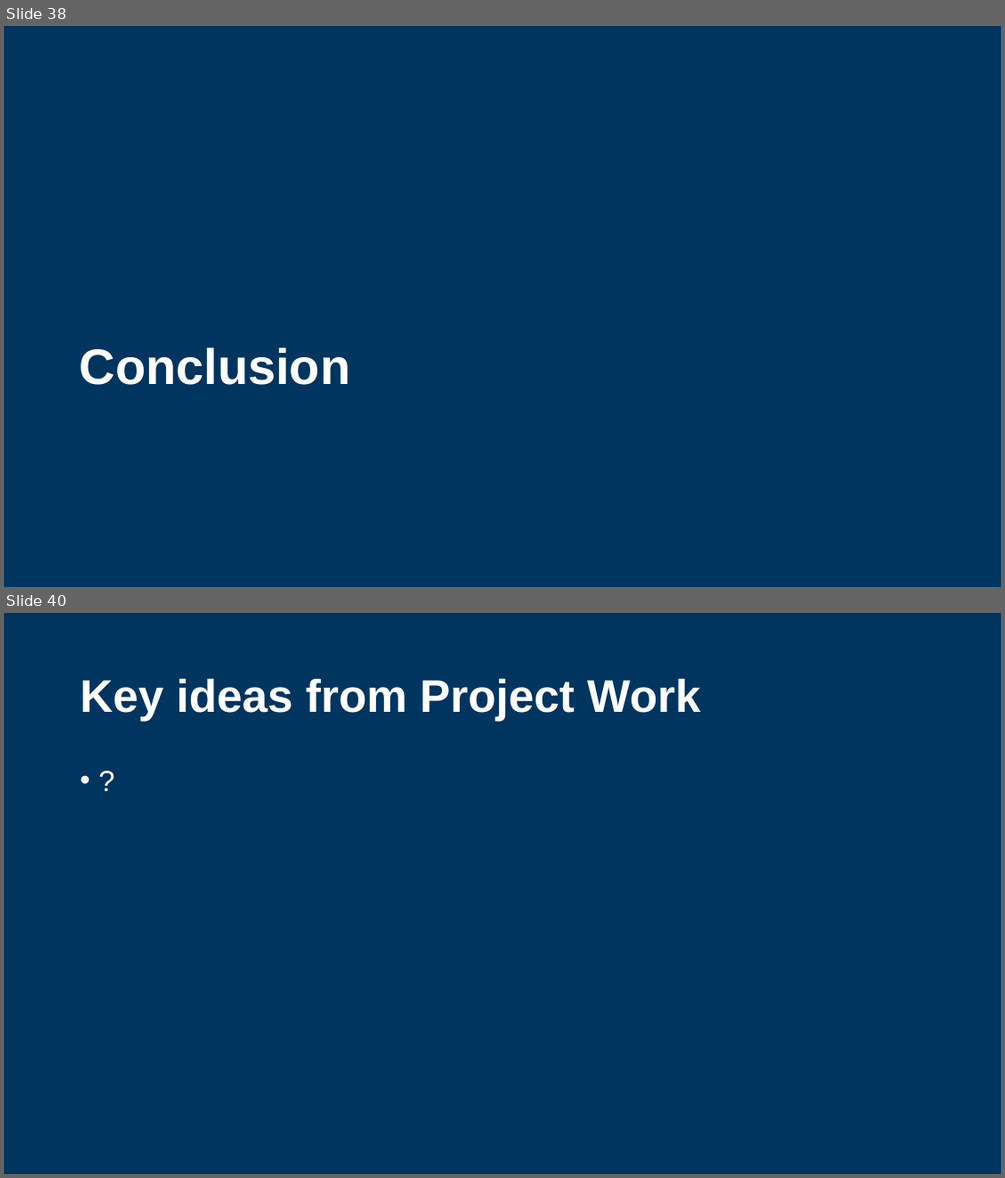
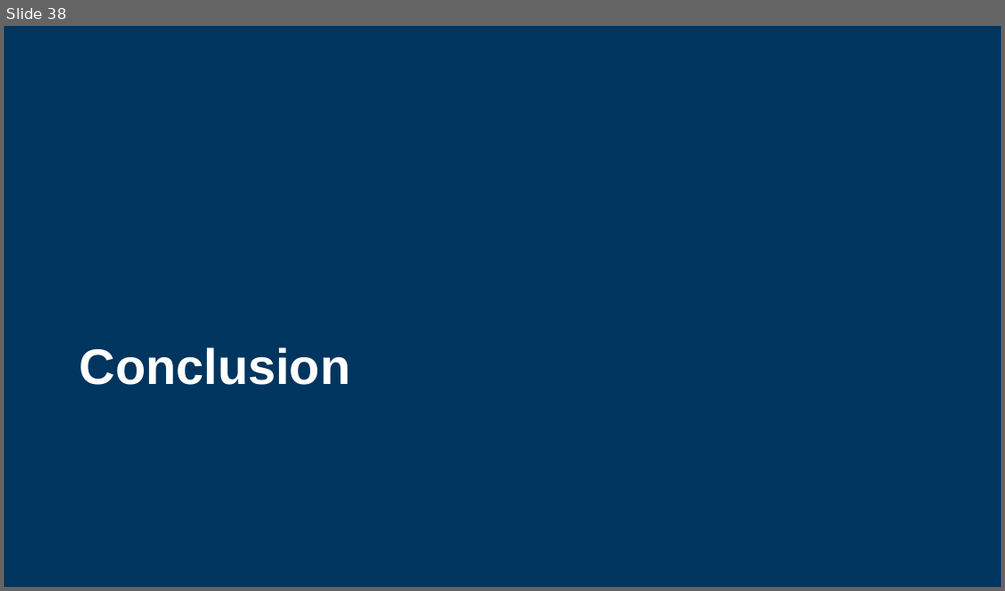
Before and after one commit to fernand0labra/ltu-M7016H, a slide deck: docs/presentation.pptx. Shown one above the other, each under a label of ours: slides 38 and 40 before the commit, slide 38 after it; the slides between them are not shown. The pictures are 1005x1178 and 1005x591 pixels, drawn with LibreOffice and Linux fonts; fonts in the diff are those of the drawing; background and template pictures are left out. Boxes give left, top, right and bottom in pixels: in the first picture for what was removed or moved away, otherwise in the second. Text is boxed around its words. In the diff, an @@ line names an element or a change of style, - is before the commit and + after.

```diff
--- a/docs/presentation.pptx
+++ b/docs/presentation.pptx
@@ slide 40 removed at [4,613,1001,1174], background #003560 @@
@@ title removed at [80,678,700,721] @@
-Key ideas from Project Work
@@ text removed at [73,763,933,1119] @@
-• ?
```
Also in this commit, not shown: 17 slides changed.
